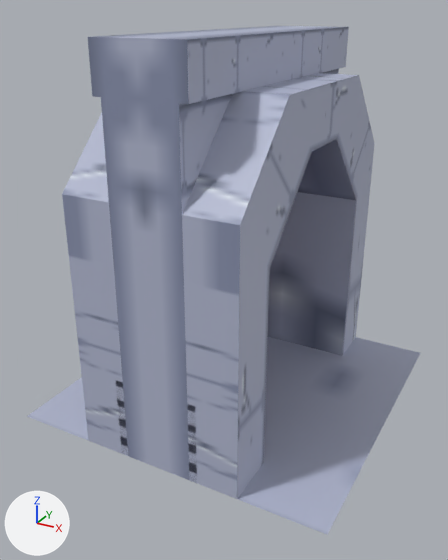
The FBX model UPX/Assets/src/Models/Door.fbx as it was, and as the next commit left it.
The view is the same before and after, from a camera (50 mm lens) standing at (1.66, -3.25, 2.37) and looking at (-0.04, -0.17, 0.83). The axes (+X, +Y, +Z) are drawn at lower left. The lights are the same throughout. Where no turn or scale is listed for an object, it has been applied to the vertices.

Script lines for the objects in view, before the commit:
```python
mat_wall = principled_material('Wall')
mat_wall.texture = img_wall_1_png
me_cube_015 = bpy.data.meshes.new('Cube.015')
me_cube_015.from_pydata(...)  # 127 vertices, 87 faces; spans x -1.0..1.0, y -1.0..1.0, z 0.0..2.25
# faces by material slot: [8, 79]
me_cube_015.materials.append(mat_door)  # picture img_door_1_png
me_cube_015.materials.append(mat_wall)  # picture img_wall_1_png
ob_door = bpy.data.objects.new('Door', me_cube_015)
ob_door.location = (0.0, 0.0, 0.0)
```
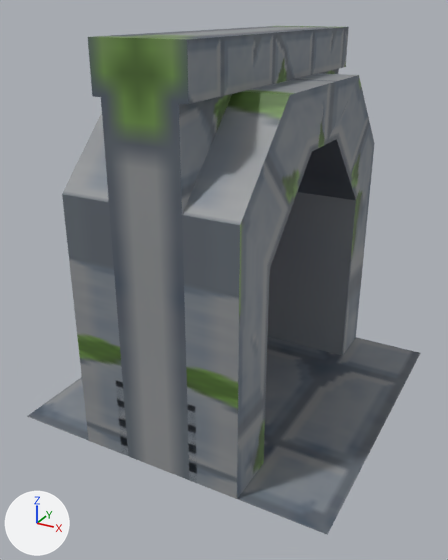
Location of each change, [x1, y1, x2, y2] in pixels of the pictures (448 x 560 px):
'Door', surface changed
    both: [27, 26, 420, 535]
part 1 of me_cube_015, surface changed
    both: [27, 337, 420, 535]

The change, as a list of edits to the scene's bpy script:
```text
Add img_brick_tile_png:
    img_brick_tile_png = load_image('Brick Tile.png', '../Materials/Sprites/Brick Tile.png', 64, 64, 'sRGB')
Change mat_wall:
    mat_wall.texture: img_wall_1_png -> img_brick_tile_png
Change me_cube_015:
    where me_cube_015.from_pydata(...)  # 127 vertices, 87 faces; spans x -1.0..1.0, y -1.0..1.0, z 0.0..2.25
    used by ob_door; location = (0.0, 0.0, 0.0)
    me_cube_015 part 1: texture (UV) coordinates of 1 of 87 faces, centred in x 0.0, y 0.0, z 0.0, changed; they spanned u 0.44..0.64, v 0.54..0.74 and now span u 0.0..1.0, v 0.0..1.0
```
